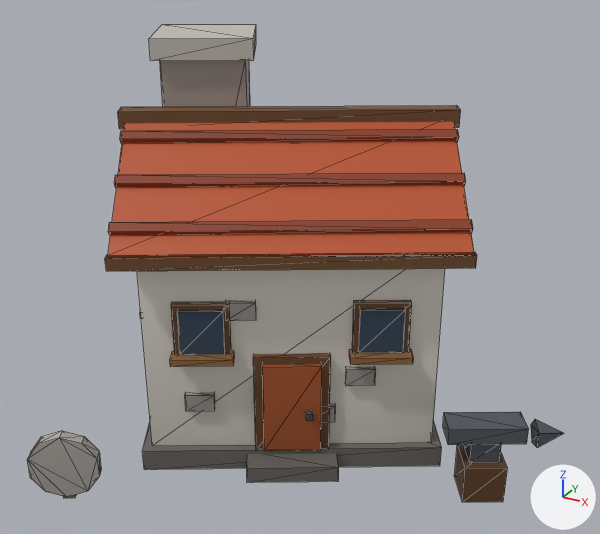
The glTF model art/models/building_19.glb as it was, and as the next commit left it.
The view is the same before and after, from a 50 mm lens placed at (0.753, -1.248, 0.928), pointed at (0.107, -0.073, 0.34). The axes (+X, +Y, +Z) are drawn at lower right. The lights are the same throughout. The first picture is the older version. Mesh edges are drawn as thin lines. Vertices at exactly the same position are counted once.

The older version as bpy lines, for what is in view:
```python
me_building_19 = bpy.data.meshes.new('building_19')
me_building_19.from_pydata(...)  # 392 vertices, 592 faces; spans x -0.334..0.579, y -0.476..0.357, z 0.0..0.7
me_building_19.materials.append(mat_defaultmaterial)
ob_building_19 = bpy.data.objects.new('building_19', me_building_19)
ob_building_19.location = (0.0, 0.0, 0.0)
```
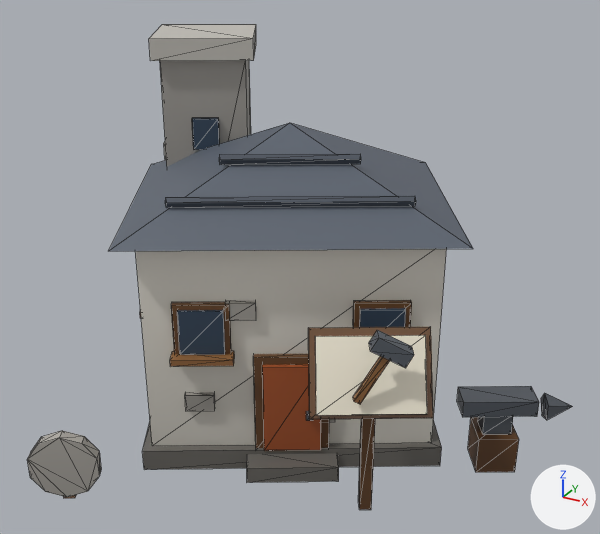
Location of each change, [x1, y1, x2, y2] in pixels of the pictures (600 x 534 px; the box of a moved part takes in the faces that stretch with it):
'building_19', reshaped: before [27, 24, 564, 502]; after [27, 24, 572, 510]
part 1 of me_building_19, moved or reshaped: before [454, 445, 508, 502]; after [468, 417, 519, 472]
part 2 of me_building_19, moved or reshaped: before [465, 444, 502, 463]; after [478, 416, 513, 434]
part 3 of me_building_19, rebuilt: before [108, 122, 474, 257]; after [109, 123, 473, 251]
part 4 of me_building_19, deleted: before [105, 105, 564, 448]
part 5 of me_building_19, cut back: before [108, 129, 473, 236]; after [165, 154, 416, 208]
part 6 of me_building_19, added: after [457, 386, 572, 420]
part 7 of me_building_19, added: after [308, 327, 433, 510]

The change, as a list of edits to the scene's bpy script:
```text
Change me_building_19:
    used by ob_building_19; location = (0.0, 0.0, 0.0)
    remove me_building_19.from_pydata(...)  # 392 vertices, 592 faces; spans x -0.334..0.579, y -0.476..0.357, z 0.0..0.7
    add me_building_19.from_pydata(...)  # 359 vertices, 542 faces; spans x -0.334..0.573, y -0.476..0.349, z 0.0..0.7
    me_building_19 part 1: the loose piece of 8 vertices spanning x 0.414..0.51, y -0.128..-0.032, z 0.0..0.07 is moved by (-0.005, 0.089, 0.0)
    me_building_19 part 2: the loose piece of 8 vertices spanning x 0.43..0.493, y -0.11..-0.05, z 0.07..0.11 is moved by (-0.005, 0.089, 0.0)
    me_building_19 part 3: the loose piece of 8 vertices spanning x -0.205..0.412, y -0.349..0.151, z 0.408..0.586 is rebuilt with 5 vertices and now spans x -0.32..0.409, y -0.343..0.349, z 0.43..0.574
    me_building_19 part 4: 6 loose pieces with 46 vertices, spanning x -0.328..0.579, y -0.352..0.357, z 0.089..0.599, are deleted
    me_building_19 part 5
    54 vertices are removed from x -0.323..0.4, y -0.327..0.354, z 0.408..0.586
    80 faces are deleted
    10 vertices are added at x -0.054..0.301, y -0.244..-0.002, z 0.476..0.54
    6 new vertices lie (0.005, -0.009, -0.006) away from vertices in x -0.054..0.299, y -0.23..-0.002, z 0.482..0.54
    24 new faces join them
    me_building_19 part 6
    9 vertices are added at x 0.388..0.573, y -0.045..0.077, z 0.089..0.137
    5 new vertices lie (0.0, 0.0, 0.03) away from vertices in x 0.388..0.54, y -0.045..0.064, z 0.098..0.11
    20 new faces join them
    me_building_19 part 7
    40 vertices are added at x 0.208..0.412, y -0.298..-0.136, z 0.0..0.35
    60 new faces join them
```
